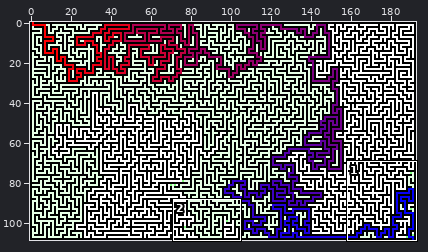
A sprite sheet gets an edit: images/maze_solve_euclidean.png. Above: a wide view before the commit, with the close-up outlined.
Close-up. Earlier state:
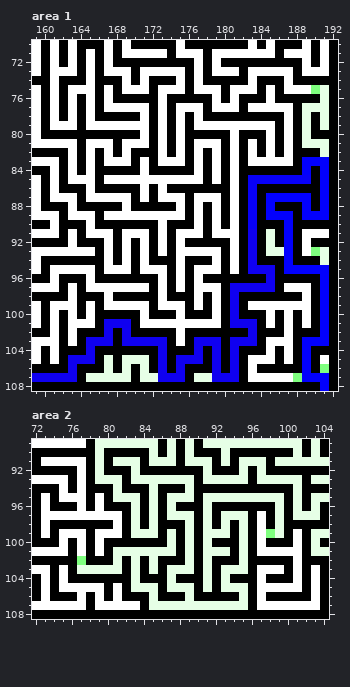
The file is 193x109 pixels. Colours within 5 levels of each other are drawn and written as one. Shown: area 1: x 159..192, y 70..108; area 2: x 72..104, y 89..108. The commit also changed other parts of the picture, which this record leaves out.
New version:
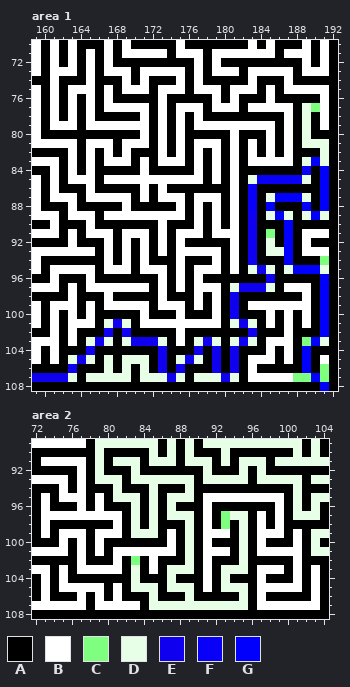
Palette (. is transparent): A #000000  B #ffffff  C #7fff7f  D #e6ffe6  E #0f00f0  F #0800f7  G #0200fd
The exact change:
Area 1:
Colour C gives way to colour B in row 75 at x 190; in row 93 at x 190.
Colour D gives way to colour B in rows 75 to 79 at x 191; in row 93 at x 191.
Colour D gives way to colour C in row 77 at x 190; in row 91 at x 185; in row 94 at x 191.
Colour G gives way to colour C in row 103 at x 189; in row 107 at x 189 and 191.
Colour E gives way to colour D in row 95 at x 183 and 185; in row 97 at x 181 and 185; in row 101 at x 167, 169, 181 and 183; in row 103 at x 165, 167, 169, 173, 177, 179, 181 and 183; in row 105 at x 163, 165, 175 and 177; in row 107 at x 163, 173, 175, 179 and 181.
Colour F gives way to colour D in row 85 at x 183 and 189.
Colour G gives way to colour D in row 83 at x 189 and 191; in row 87 at x 185 and 189; in row 89 at x 185, 187, 189 and 191; in row 95 at x 187 and 191; in row 103 at x 191.
Colour F gives way to colour E in rows 89 to 90 at x 183.
Colour G gives way to colour F in row 84 at x 189.
Area 2:
Colour C gives way to colour B in row 99 at x 98; in row 102 at x 77.
Colour D gives way to colour B in row 95 at x 91 to 99; in rows 96 to 98 at x 91 and 99; in row 99 at x 87, 91 to 93 and 99; in row 100 at x 87 and 91; in row 101 at x 81 to 87 and 91 to 93; in row 102 at x 81, 85 and 91.
Colour D gives way to colour B in row 103 at x 77 to 81, 85 and 91; in rows 104 to 105 at x 91.
Colour D gives way to colour C in rows 97 to 98 at x 93; in row 102 at x 83.
Where, in picture pixels (left, top, right, bottom), the same in both close-ups:
changed: (68, 85, 329, 382)
changed: (77, 493, 284, 592)
